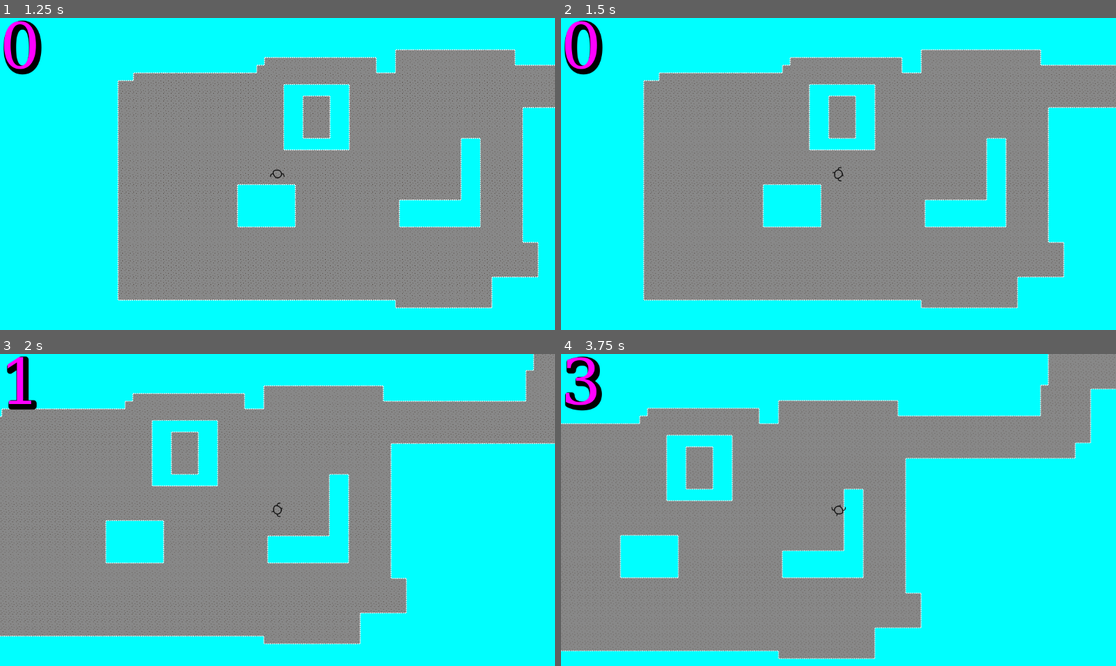
Above: before the commit, frames 1-4 (two rows, left to right).
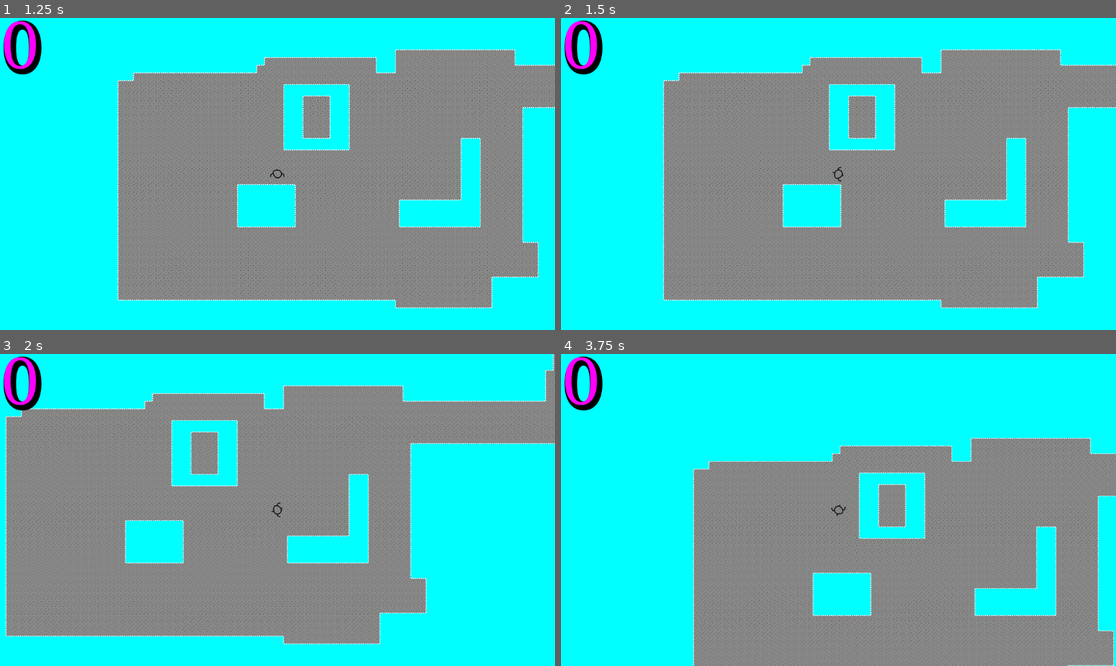
Above: after the commit, the same moments.

Repository: Kagaminara/POUP
Game: Godot game, scene res://scenes/main/main.tscn
The game is run twice, just before and just after one commit, with the same random seed, the same clock (stepped at 60 frames per second) and the same inputs.
Inputs:
- Up to frame 1 (1.25 s): click "Play" at 0.5 s
- Up to frame 2 (1.5 s): tap Enter at 1.25 s; hold Right (move_right) from 1.28 s (still down); hold R from 1.28 s (still down); tap Shift (dash, bound only after the commit) at 1.35 s
- Up to frame 3 (2 s): keep holding Right (move_right); keep holding R
- Up to frame 4 (3.75 s): release Right (move_right) at 2.03 s; release R at 2.03 s; hold Down (move_down) 2.03-2.78 s; tap R at 2.1 s; tap Shift (dash, bound only after the commit) at 2.3, 3.6 s; hold Right (move_right) 2.78-3.53 s; hold R 2.78-3.53 s; tap Space (attack) at 2.85 s; hold Up (move_up) from 3.53 s (still down)

Frame 1 is identical in both runs. In frame 2, 16% of the frame differs, in the area x 14-100%, y 10-94%; in frame 3, 16%; in frame 4, 57%, in the area x 0-100%, y 0-100%.

Commit message:
feat(movement): Now with dash and Iframes

Diff:
--- a/POUP2/project.godot
+++ b/POUP2/project.godot
@@ -57,3 +57,8 @@
 "events": [Object(InputEventKey,"resource_local_to_scene":false,"resource_name":"","device":-1,"window_id":0,"alt_press …(182 unchanged characters)…
 ]
 }
+dash={
+"deadzone": 0.5,
+"events": [Object(InputEventKey,"resource_local_to_scene":false,"resource_name":"","device":-1,"window_id":0,"alt_pressed":false,"shift_pressed":false,"ctrl_pressed":false,"meta_pressed":false,"pressed":false,"keycode":0,"physical_keycode":4194325,"key_label":0,"unicode":0,"echo":false,"script":null)
+]
+}
--- a/POUP2/scenes/UI/ui.gd
+++ b/POUP2/scenes/UI/ui.gd
@@ -44,6 +44,8 @@
 func _input(event):
 	if (Input.is_action_just_pressed("escape")):
 		exit()
+	if (Input.is_key_pressed(KEY_R)):
+		_on_start_button_pressed()
 
 func _on_quit_button_pressed():
 	exit()
--- a/POUP2/scenes/main/main.tscn
+++ b/POUP2/scenes/main/main.tscn
@@ -40,6 +40,7 @@
 position = Vector2(575, 310)
 
 [node name="Player" parent="." instance=ExtResource("2_larkx")]
+dash_multiplier = 15
 
 [node name="Camera2D" type="Camera2D" parent="Player"]
 
--- a/POUP2/scenes/player/scripts/player.gd
+++ b/POUP2/scenes/player/scripts/player.gd
@@ -6,6 +6,14 @@
 @export var attack_scene: PackedScene
 var fixed := true
 var current_attack: Node2D
+
+# Dash variables
+@export var dash_multiplier: int = 0
+@export var dash_cooldown: float = 0.8
+@export var invul_time: float = 0.5
+var is_dashing := false
+var dash_current_cooldown: float = 0
+
 
 func start(pos):
 	position = pos
@@ -25,7 +33,16 @@
 
 	var input_dir = Input.get_vector("move_left", "move_right", "move_up", "move_down").normalized()
 
-	self.velocity = self.velocity.lerp(input_dir * speed, delta * 30)
+	var current_speed = speed
+
+	# Dash
+	if (input_dir != Vector2.ZERO and is_dashing):
+		current_speed = dash_multiplier * speed
+		dash_current_cooldown = 0
+		is_dashing = false
+		$".".collision_mask &= 0b11111011
+
+	self.velocity = self.velocity.lerp(input_dir * current_speed, delta * 30)
 	rotation = lerp(rotation, velocity.rotated(Vector2.DOWN.angle()).angle(), delta * 30)
 
 	if velocity.length() > 0.1:
@@ -61,3 +78,13 @@
 func _input(event):
 	if (Input.is_action_just_pressed("attack")):
 		attack()
+	if (Input.is_action_just_pressed("dash") and dash_current_cooldown >= dash_cooldown):
+		is_dashing = true
+	if (Input.is_action_just_released("dash")):
+		is_dashing = false
+
+
+func _process(delta):
+	dash_current_cooldown += delta
+	if (dash_current_cooldown >= invul_time):
+		$".".collision_mask |= 0b00000100
Not shown, changed: README.md
